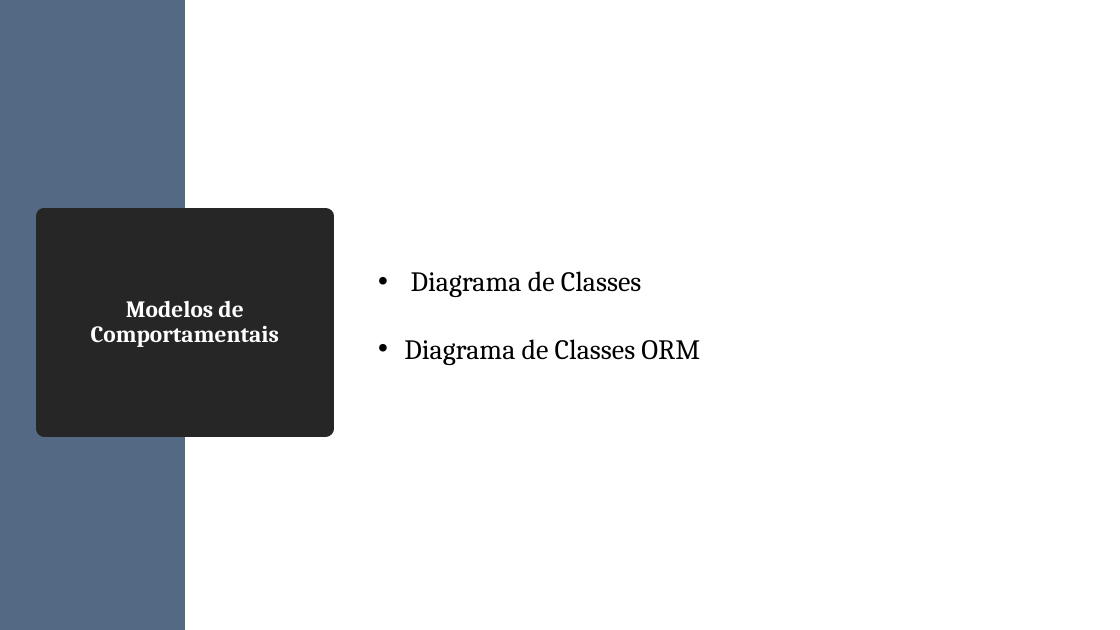
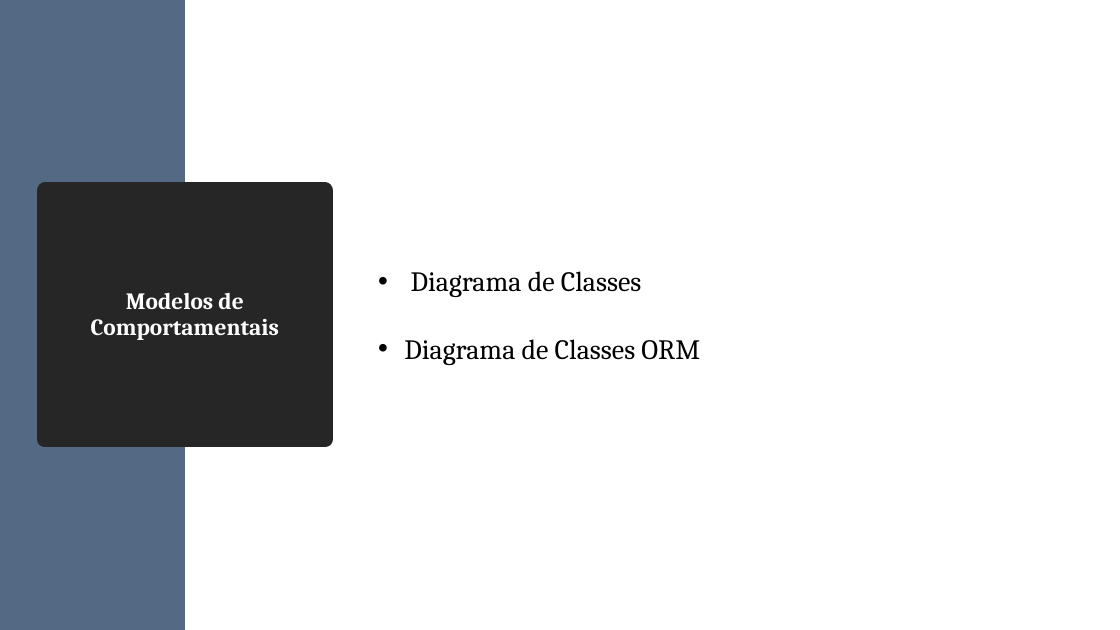
Before and after one commit to diogofbraga/MyChef, a slide deck: slide 15 of Especificacao/FeelItaly.pptx. Drawn at 1120x630 pixels with LibreOffice and Linux fonts; fonts in the diff are those of the drawing. Boxes give left, top, right and bottom in pixels: in the first picture for what was removed or moved away, otherwise in the second. Text is boxed around its words. In the diff, an @@ line names an element or a change of style, - is before the commit and + after.

```diff
--- a/Especificacao/FeelItaly.pptx
+++ b/Especificacao/FeelItaly.pptx
@@ title "Modelos de Comportamentais" resized from (x1=45, y1=216, x2=326, y2=429) to (x1=45, y1=191, x2=325, y2=439) @@
```
Also in this commit, not shown: 5 other slides changed.
